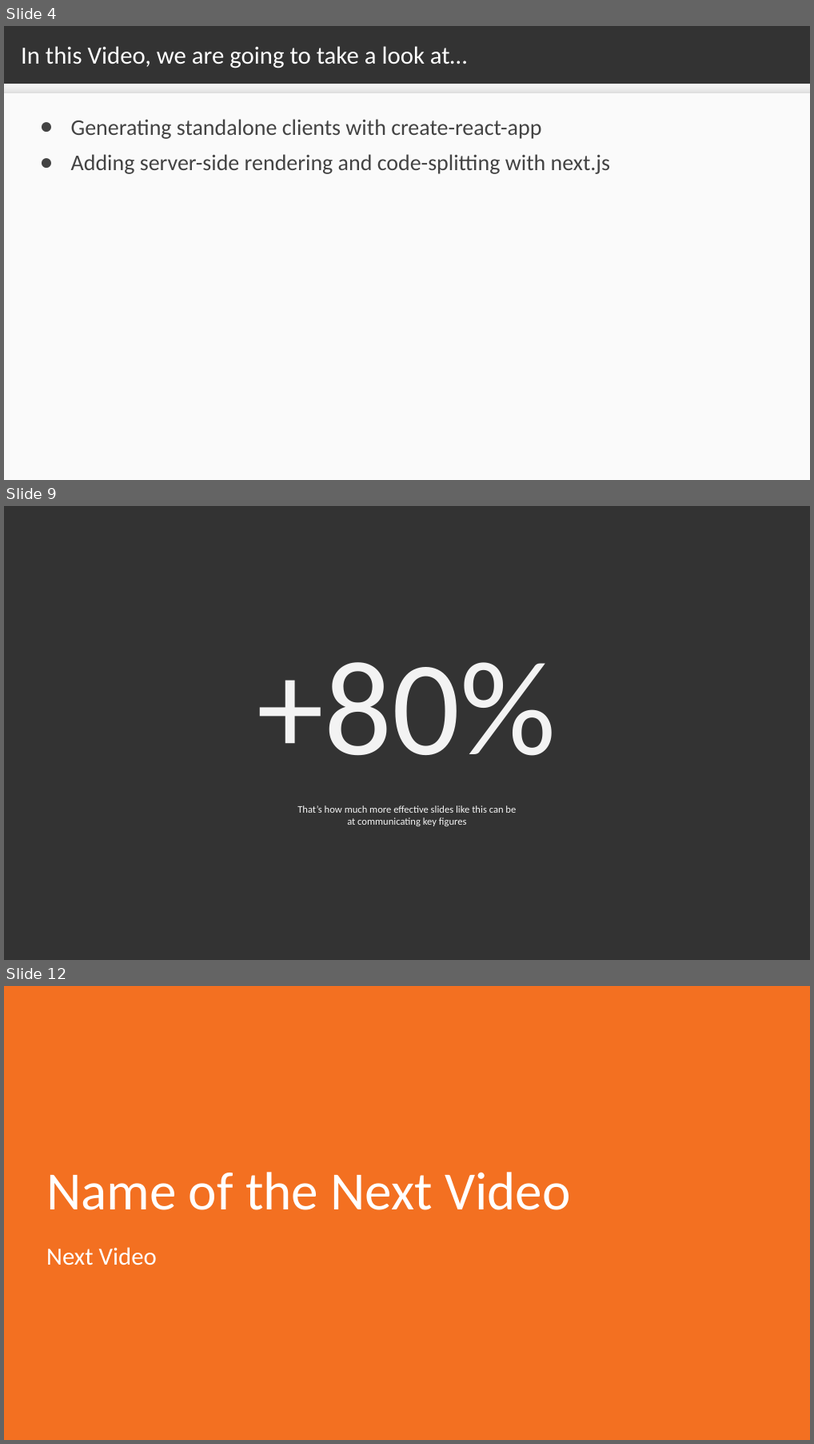
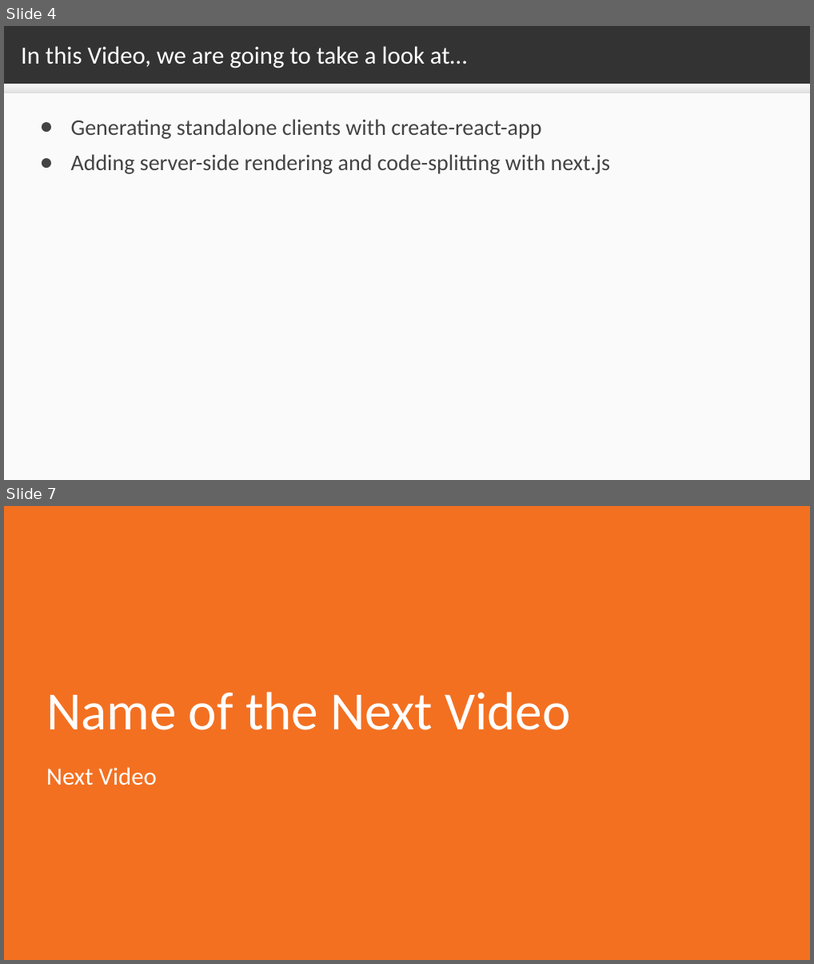
Before and after one commit to sslotsky/next-scripts, a slide deck: video-1.2/1.2.odp. Shown one above the other, each under a label of ours: slides 4, 9 and 12 before the commit, slides 4 and 7 after it; the slides between them are not shown. The pictures are 814x1444 and 814x964 pixels, drawn with LibreOffice and Linux fonts; fonts in the diff are those of the drawing; background and template pictures are left out. Boxes give left, top, right and bottom in pixels: in the first picture for what was removed or moved away, otherwise in the second. Text is boxed around its words. In the diff, an @@ line names an element or a change of style, - is before the commit and + after.

```diff
--- a/video-1.2/1.2.odp
+++ b/video-1.2/1.2.odp
@@ slide 9 removed at box(4, 506, 810, 960), background #333333 @@
@@ title removed at box(258, 662, 557, 756) @@
-+80%
@@ text removed at box(298, 805, 516, 826) @@
-That’s how much more effective slides like this can be
-at communicating key figures
@@ what was slide 12 is now slide 7 @@
```
Also in this commit, not shown: 1 slide changed, 2 slides added, 6 other slides removed, 24 other files.
